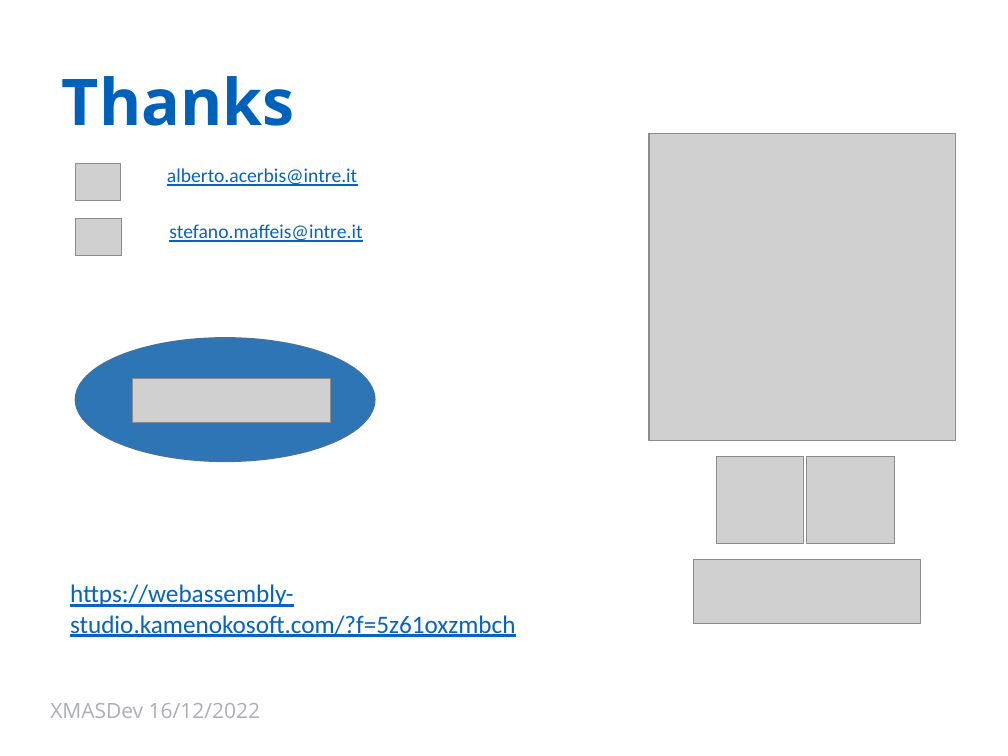
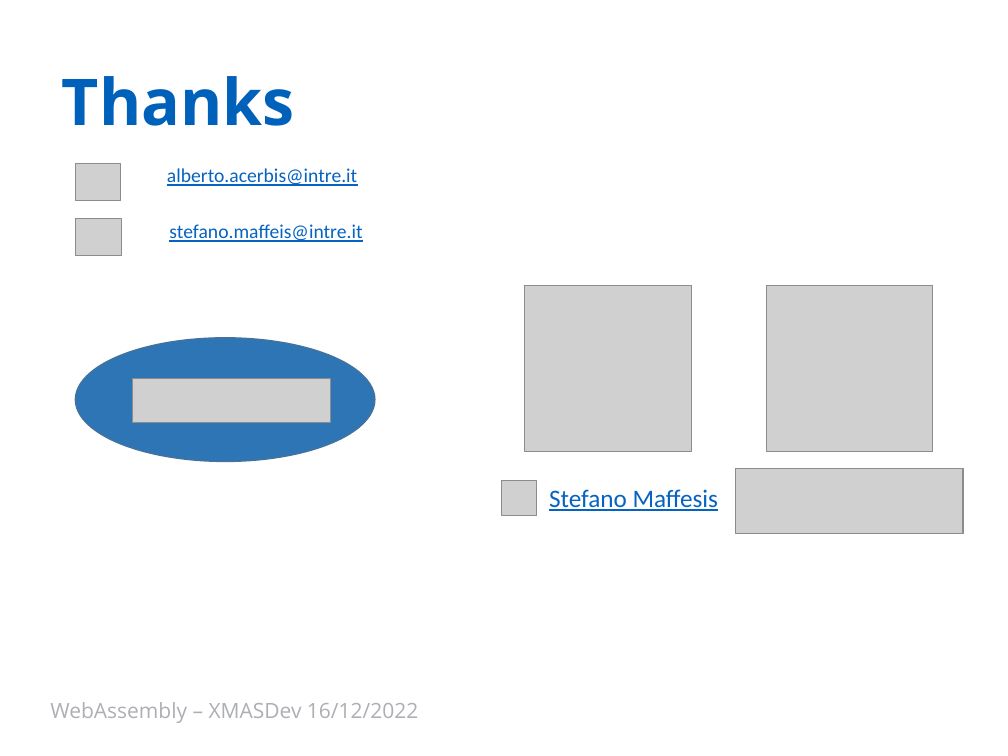
Before and after one commit to Ace68/slide, a slide deck: slide 11 of 2022/XMasDev/WebAssembly.pptx (slide 16 before the commit). Drawn at 1008x756 pixels with LibreOffice and Linux fonts; fonts in the diff are those of the drawing; grey boxes stand for pictures; background and template pictures are left out. Boxes give left, top, right and bottom in pixels: in the first picture for what was removed or moved away, otherwise in the second. Text is boxed around its words. In the diff, an @@ line names an element or a change of style, - is before the commit and + after.

Commit message:
Testo presentazione XMASDev 2022, slide aggiornate

```diff
--- a/2022/XMasDev/WebAssembly.pptx
+++ b/2022/XMasDev/WebAssembly.pptx
@@ picture added at box(525, 285, 691, 452) @@
@@ picture: place and size @@
-picture at box(649, 134, 956, 440)
+picture at box(766, 285, 932, 452)
@@ picture removed at box(716, 456, 803, 543) @@
@@ picture: place and size @@
-picture at box(694, 559, 920, 624)
+picture at box(736, 469, 963, 533)
@@ picture removed at box(806, 456, 894, 543) @@
@@ picture added at box(502, 481, 536, 515) @@
@@ text added at box(549, 489, 719, 511), 18 pt, text #0563C1, underline @@
+Stefano Maffesis
@@ text removed at box(70, 584, 515, 637) @@
-https://webassembly-studio.kamenokosoft.com/?f=5z61oxzmbch
@@ text at box(50, 702, 418, 723): text changed @@
-XMASDev 16/12/2022
+WebAssembly – XMASDev 16/12/2022
```
Also in this commit, not shown: 8 other slides changed, 1 slide added, 6 slides removed, 1 other file.
